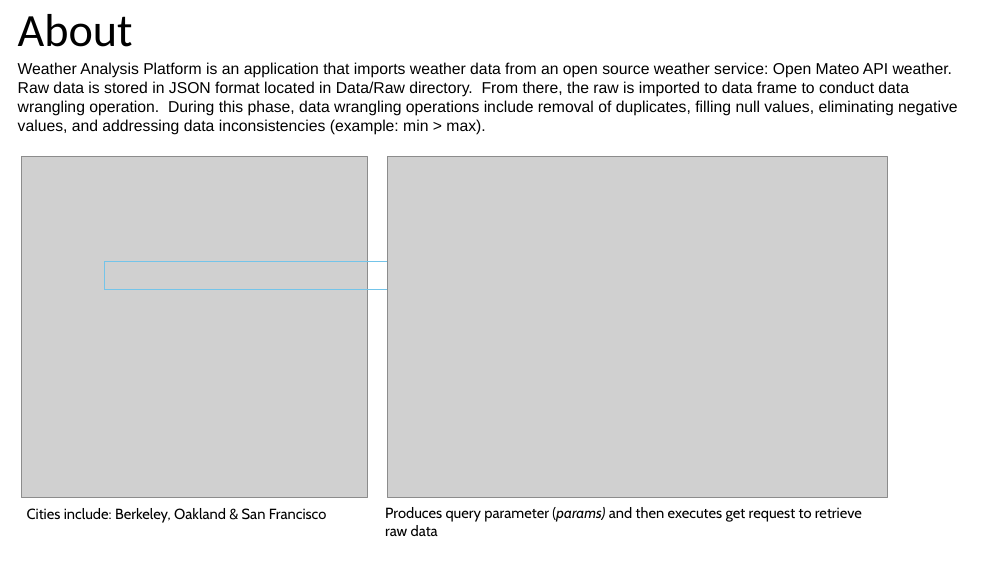
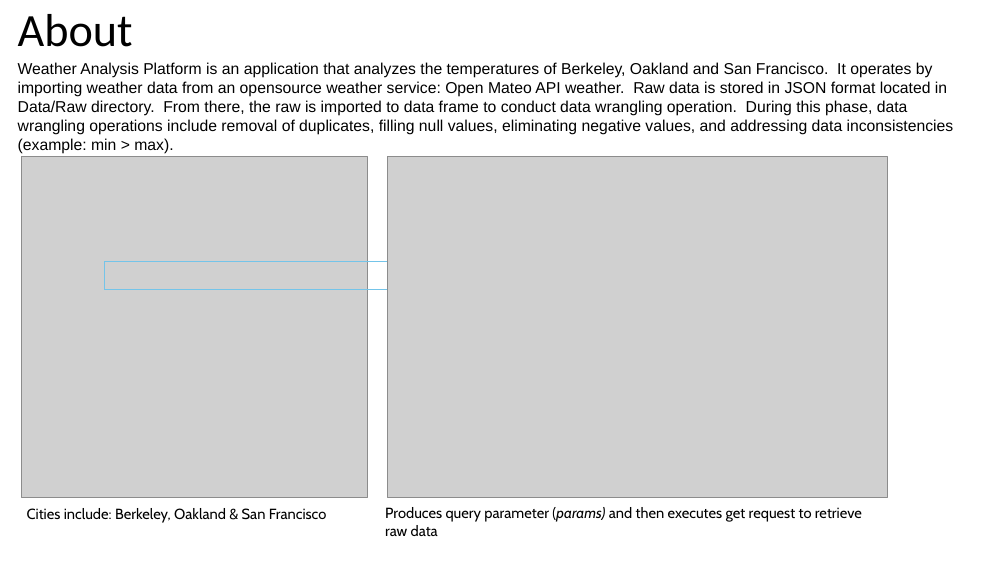
Before and after one commit to kdrewes/Weather-Analysis-Project, a slide deck: slide 2 of Weather Analytics Platform.pptx. Drawn at 1008x567 pixels with LibreOffice and Linux fonts; fonts in the diff are those of the drawing; grey boxes stand for pictures; background and template pictures are left out. Boxes give left, top, right and bottom in pixels: in the first picture for what was removed or moved away, otherwise in the second. Text is boxed around its words. In the diff, an @@ line names an element or a change of style, - is before the commit and + after.

```diff
--- a/Weather Analytics Platform.pptx
+++ b/Weather Analytics Platform.pptx
@@ text at [18,62,954,154]: text changed @@
-Weather Analysis Platform is an application that imports weather data from an open source weather service: Open Mateo API weather. Raw data is stored in JSON format located in Data/Raw directory. From there, the raw is imported to data frame to conduct data wrangling operation. During this phase, data wrangling operations include removal of duplicates, filling null values, eliminating negative values, and addressing data inconsistencies (example: min > max).
+Weather Analysis Platform is an application that analyzes the temperatures of Berkeley, Oakland and San Francisco. It operates by importing weather data from an opensource weather service: Open Mateo API weather. Raw data is stored in JSON format located in Data/Raw directory. From there, the raw is imported to data frame to conduct data wrangling operation. During this phase, data wrangling operations include removal of duplicates, filling null values, eliminating negative values, and addressing data inconsistencies (example: min > max).
```
Also in this commit, not shown: 3 other slides changed, 1 other file.
